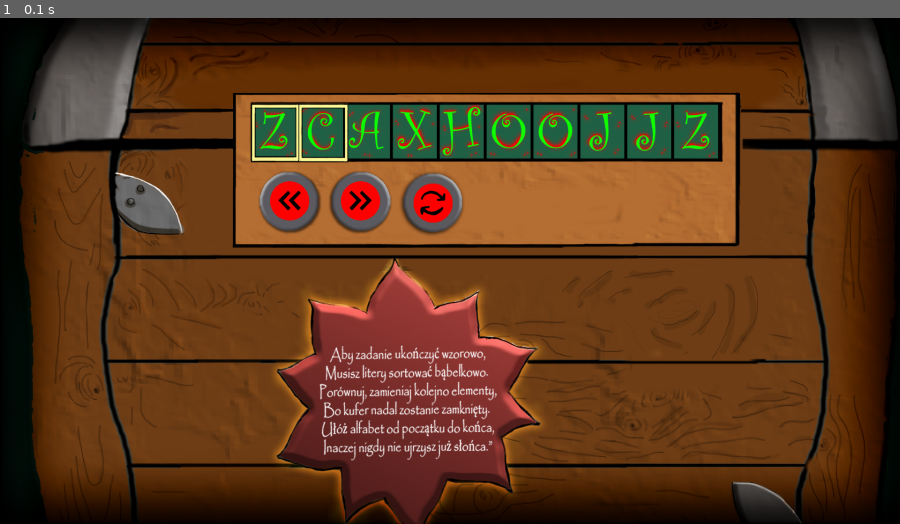
Above: before the commit, frame 1.
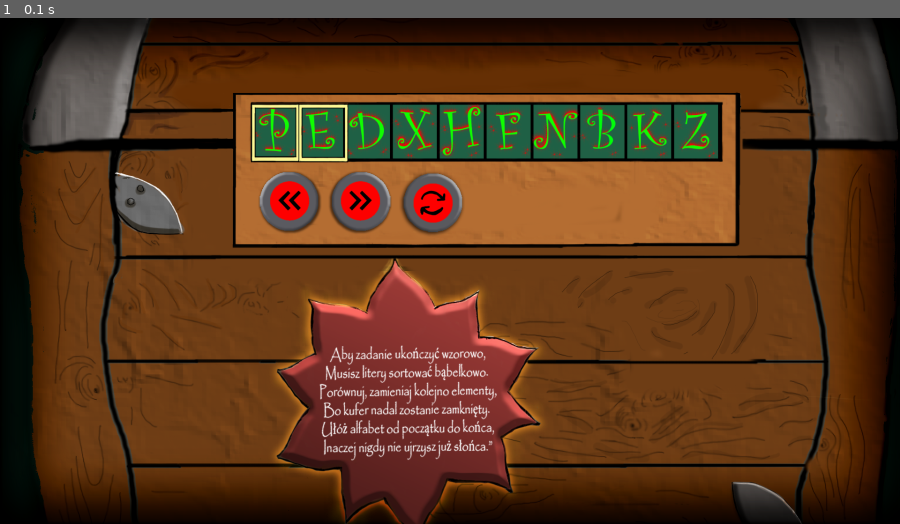
Above: after the commit, the same moment.

Repository: Machina123/PyGameDemo
Game: pygame game, started from main.py
Same seed, same stepped clock (60 frames per second), same inputs: the game is played once before the commit and once after it.
Inputs:
- Up to frame 1 (0.1 s): no input

The runs differ from the first frame. In frame 1, 1.5% of the frame differs, in the area x 28-75%, y 16-28%.

Commit message:
Added word generation with unique characters

Diff:
--- a/gamelogic/gamestate.py
+++ b/gamelogic/gamestate.py
@@ -42,5 +42,5 @@
     @staticmethod
     def initialize():
         return GameState(
-            word=RNGsus.get_word()
+            word=RNGsus.get_word_unique()
         )
--- a/gamelogic/rngsus.py
+++ b/gamelogic/rngsus.py
@@ -10,3 +10,13 @@
             letter = constants.ALPHABET[random.randrange(len(constants.ALPHABET))]
             selected_letters.append(letter)
         return ''.join(selected_letters)
+
+    @staticmethod
+    def get_word_unique(length=10):
+        selected_letters = []
+        for i in range(length):
+            letter = constants.ALPHABET[random.randrange(len(constants.ALPHABET))]
+            while letter in selected_letters:
+                letter = constants.ALPHABET[random.randrange(len(constants.ALPHABET))]
+            selected_letters.append(letter)
+        return ''.join(selected_letters)
